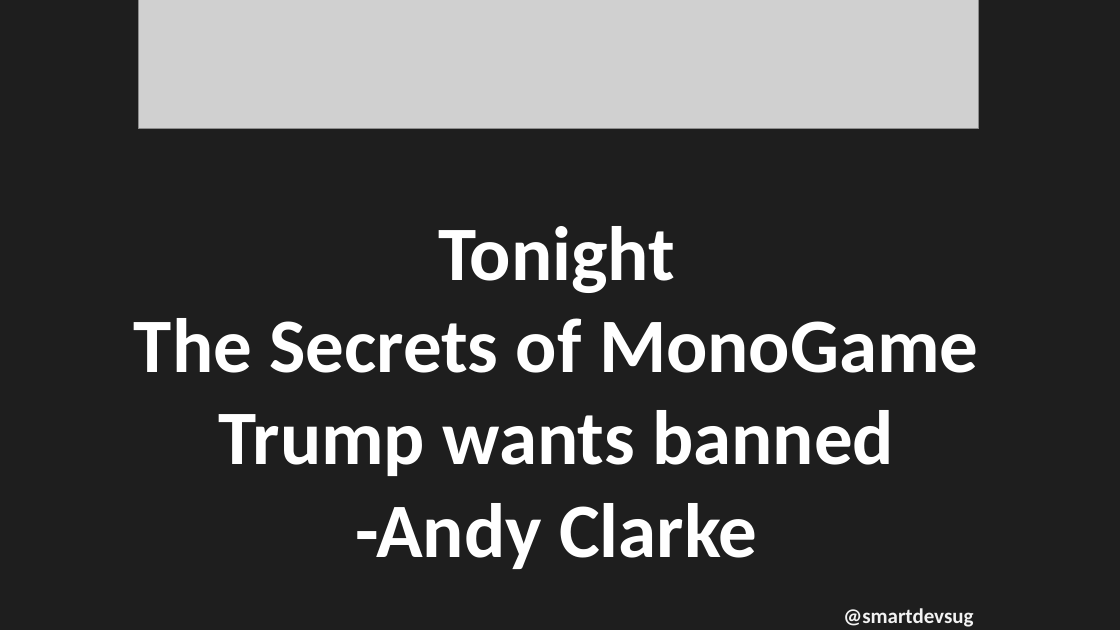
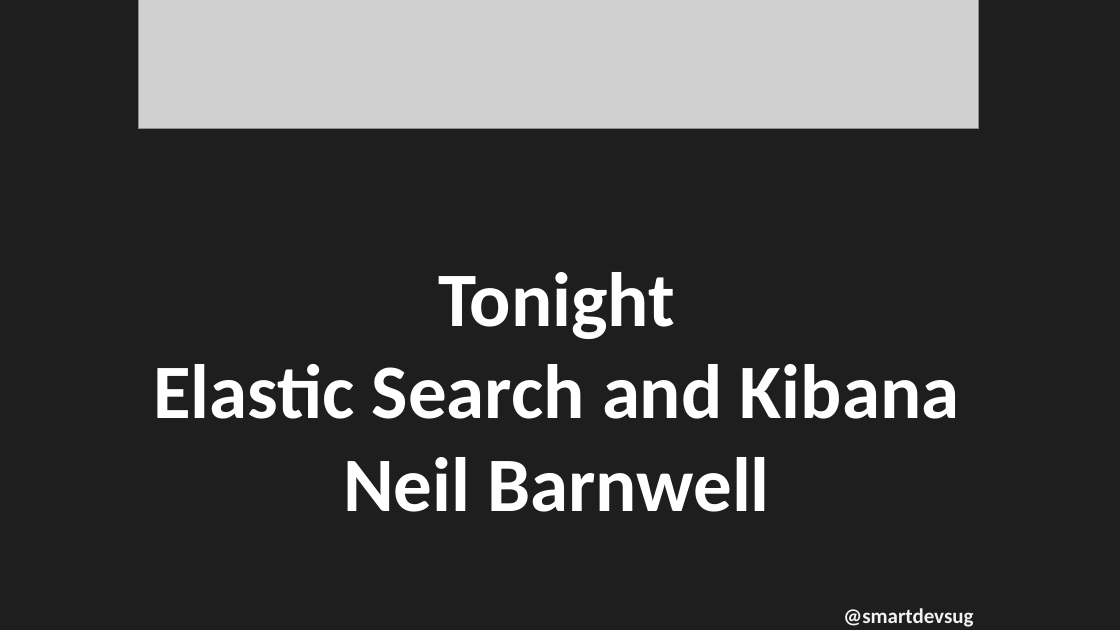
Before and after one commit to rippo/smartdevs, a slide deck: slide 7 of WelcomePresentation-SmartDevs.pptx. Drawn at 1120x630 pixels with LibreOffice and Linux fonts; fonts in the diff are those of the drawing; grey boxes stand for pictures. Boxes give left, top, right and bottom in pixels: in the first picture for what was removed or moved away, otherwise in the second. Text is boxed around its words. In the diff, an @@ line names an element or a change of style, - is before the commit and + after.

```diff
--- a/WelcomePresentation-SmartDevs.pptx
+++ b/WelcomePresentation-SmartDevs.pptx
@@ text at (153,272,959,512): text changed @@
-Tonight
-The Secrets of MonoGame Trump wants banned
--Andy Clarke
+Tonight
+Elastic Search and Kibana
+Neil Barnwell
```
Also in this commit, not shown: 1 other slide changed.
